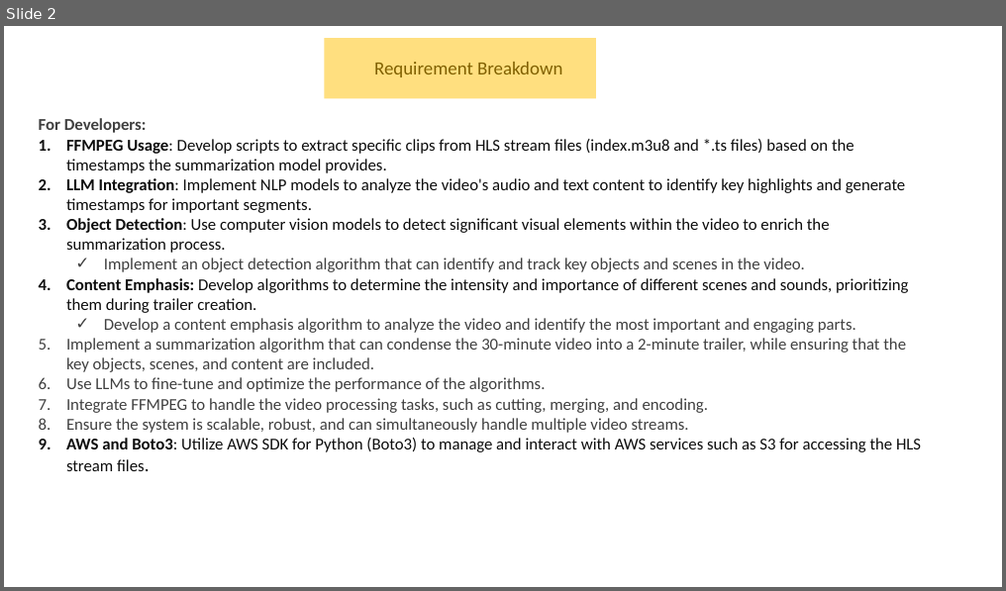
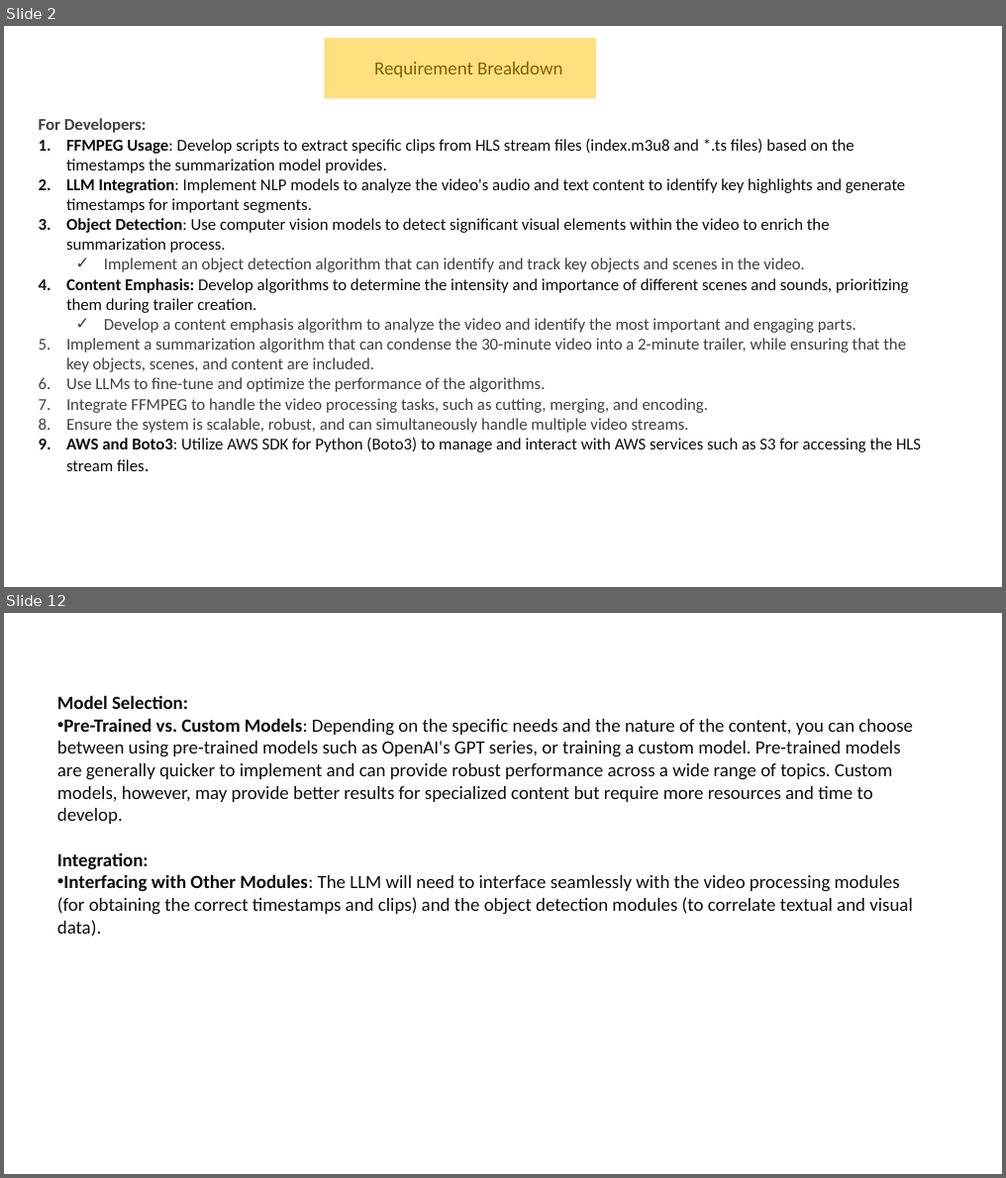
Before and after one commit to abmishra1234/DVR-Feature-Livestream, a slide deck: docs/VideoSummerisation.pptx. Shown one above the other, each under a label of ours: slide 2 before the commit, slides 2 and 12 after it; the slides between them are not shown. The pictures are 1006x591 and 1006x1178 pixels, drawn with LibreOffice and Linux fonts; fonts in the diff are those of the drawing. Boxes give left, top, right and bottom in pixels: in the first picture for what was removed or moved away, otherwise in the second. Text is boxed around its words. In the diff, an @@ line names an element or a change of style, - is before the commit and + after.

Commit message:
Updating the document for video summarisation

```diff
--- a/docs/VideoSummerisation.pptx
+++ b/docs/VideoSummerisation.pptx
@@ slide 12 added at (x1=4, y1=613, x2=1002, y2=1174), background #FFFFFF @@
@@ text added at (x1=57, y1=695, x2=913, y2=937), 18 pt, text #0D0D0D @@
+Model Selection:
+• Pre-Trained vs. Custom Models: Depending on the specific needs and the nature of the content, you can choose between using pre-trained models such as OpenAI's GPT series, or training a custom model. Pre-trained models are generally quicker to implement and can provide robust performance across a wide range of topics. Custom models, however, may provide better results for specialized content but require more resources and time to develop.
+Integration:
+• Interfacing with Other Modules: The LLM will need to interface seamlessly with the video processing modules (for obtaining the correct timestamps and clips) and the object detection modules (to correlate textual and visual data).
```
Also in this commit, not shown: 2 slides changed, 14 other slides added, 1 slide removed.
